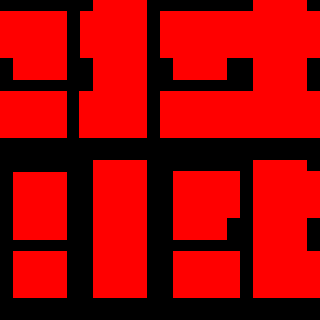
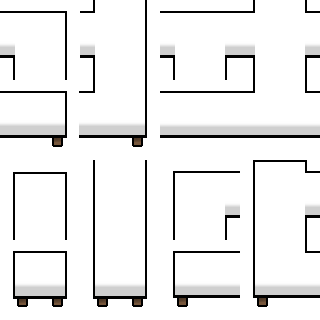
Layer changes from the first 320×320 image to the second:
showed "레이어 7 copy", painted on it over [0, 0, 320, 307]
hid "레이어 3", painted on it over [0, 0, 320, 320]
removed layer "레이어 4 copy 4" over [0, 0, 320, 298]
added layer "레이어 6" above "레이어 2" over [0, 0, 320, 298]
showed "레이어 3 copy", painted on it over [0, 0, 320, 307]
